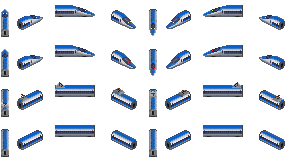
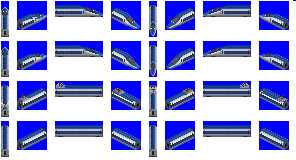
Layered file, before and after one edit (w=296, h=160). Changes by layer:
showed group "12" (6 layers) over [1, 0, 296, 150]
added layer "2cc 12" in group "12" over [2, 5, 288, 149]
hid group "10" (5 layers) over [1, 0, 296, 150]
painted on "Pantos 10" over [113, 88, 125, 97]
added layer "Blue" over [1, 0, 296, 150]
